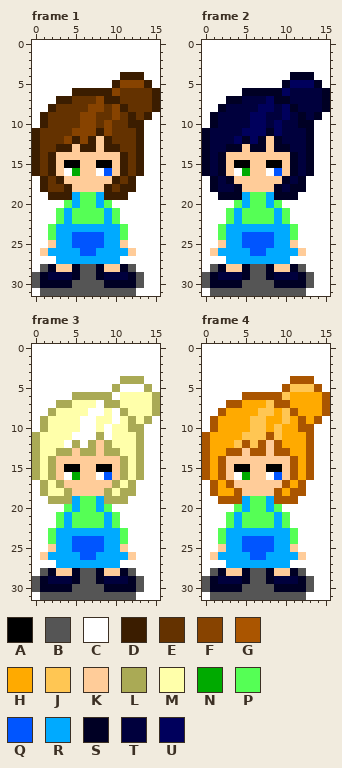
Two states of a pixel-art file, Player_Testing.ase. The picture above is the old version.
16x32 pixels, 4 frames. Shown: frame 1, frame 2, frame 3, frame 4.
Palette (. is transparent): A #000000  B #555555  C #ffffff  D #3b1d00  E #643200  F #874300  G #aa5500  H #ffaa00  J #ffc653  K #ffcc99  L #aaaa55  M #ffffaa  N #00aa00  P #55ff55  Q #0055ff  R #00aaff  S #000024  T #00003d  U #00005c
Now the later version:
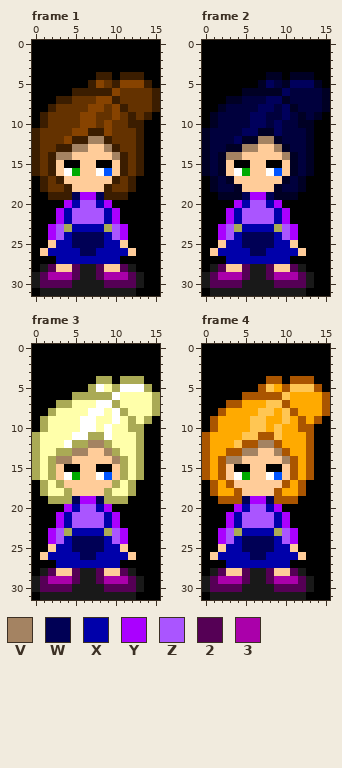
Colours new in this view: V #a48362  W #000055  X #0000aa  Y #aa00ff  Z #aa55ff  2 #550055  3 #aa00aa
From old to new:
colour B: #555555 -> #191919
Frame 1:
y 0..3: x 0..15 CCCCCCCCCCCCCCCC -> AAAAAAAAAAAAAAAA
y 4: x 0..10 CCCCCCCCCCC -> AAAAAAAADDA; x 14..15 CC -> AA
y 5: x 0..9 CCCCCCCCCC -> AAAAAAADFE; x 15 C -> A
y 6: x 0..4 CCCCC -> AAAAA
y 7: x 0..2 CCC -> AAA; x 9 D -> F
y 8: x 0..1 CC -> AA
y 9: x 0 C -> A; x 15 C -> A
y 10: x 0 C -> A; x 14..15 CC -> AA
y 11: x 7 F -> D; x 14..15 CC -> AA
y 12: x 6..8 FDK -> DVV; x 14..15 CC -> AA
y 13: x 5..7 KDD -> VVK; x 9 D -> V; x 14..15 CC -> AA
y 14: x 3..4 KK -> VV; x 10 K -> V; x 14..15 CC -> AA
y 15..16: x 14..15 CC -> AA
y 17: x 0 C -> A; x 13..15 CCC -> AAA
y 18: x 0 C -> A; x 11 D -> E; x 13..15 CCC -> AAA
y 19: x 0..1 CC -> AA; x 5..8 RPPR -> WYYW; x 12..15 CCCC -> AAAA
y 20: x 0..15 CCCCPRPPRPCCCCCC -> AAAAYXZZXYAAAAAA
y 21..22: x 0..15 CCCPRPPPPRPCCCCC -> AAAYXZZZZXYAAAAA
y 23: x 0..15 CCPRRRRRRRRPCCCC -> AAYZLXXXXLZYAAAA
y 24: x 0..15 CCPRRQQQQRRPCCCC -> AAYZXWWWWXZYAAAA
y 25: x 0..1 CC -> AA; x 3..10 RRQQQQRR -> XXWWWWXX; x 12..15 CCCC -> AAAA
y 26: x 0 C -> A; x 2..11 RRRRQQRRRR -> XXXXWWXXXX; x 13..15 CCC -> AAA
y 27: x 0..15 CCCRRRRRRRRCCCCC -> AAAXXXXXXXXAAAAA
y 28: x 0 C -> A; x 2 S -> 2; x 5 S -> 2; x 8 S -> 2; x 11 S -> 2; x 13..15 CCC -> AAA
y 29: x 1..5 STTTS -> 23332; x 8..12 STTTS -> 23332; x 14..15 CC -> AA
y 30: x 1..4 SSSS -> 2222; x 9..12 SSSS -> 2222; x 14..15 CC -> AA
y 31: x 0 C -> A; x 13..15 CCC -> AAA
Frame 2:
y 0..3: x 0..15 CCCCCCCCCCCCCCCC -> AAAAAAAAAAAAAAAA
y 4: x 0..10 CCCCCCCCCCC -> AAAAAAAASSA; x 14..15 CC -> AA
y 5: x 0..9 CCCCCCCCCC -> AAAAAAASUT; x 15 C -> A
y 6: x 0..4 CCCCC -> AAAAA
y 7: x 0..2 CCC -> AAA; x 9 S -> U
y 8: x 0..1 CC -> AA
y 9: x 0 C -> A; x 15 C -> A
y 10: x 0 C -> A; x 14..15 CC -> AA
y 11: x 7 U -> S; x 14..15 CC -> AA
y 12: x 6..8 USK -> SVV; x 14..15 CC -> AA
y 13: x 5..7 KSS -> VVK; x 9 S -> V; x 14..15 CC -> AA
y 14: x 3..4 KK -> VV; x 10 K -> V; x 14..15 CC -> AA
y 15..16: x 14..15 CC -> AA
y 17: x 0 C -> A; x 13..15 CCC -> AAA
y 18: x 0 C -> A; x 11 S -> T; x 13..15 CCC -> AAA
y 19: x 0..1 CC -> AA; x 5..8 RPPR -> WYYW; x 12..15 CCCC -> AAAA
y 20: x 0..15 CCCCPRPPRPCCCCCC -> AAAAYXZZXYAAAAAA
y 21..22: x 0..15 CCCPRPPPPRPCCCCC -> AAAYXZZZZXYAAAAA
y 23: x 0..15 CCPRRRRRRRRPCCCC -> AAYZLXXXXLZYAAAA
y 24: x 0..15 CCPRRQQQQRRPCCCC -> AAYZXWWWWXZYAAAA
y 25: x 0..1 CC -> AA; x 3..10 RRQQQQRR -> XXWWWWXX; x 12..15 CCCC -> AAAA
y 26: x 0 C -> A; x 2..11 RRRRQQRRRR -> XXXXWWXXXX; x 13..15 CCC -> AAA
y 27: x 0..15 CCCRRRRRRRRCCCCC -> AAAXXXXXXXXAAAAA
y 28: x 0 C -> A; x 2 S -> 2; x 5 S -> 2; x 8 S -> 2; x 11 S -> 2; x 13..15 CCC -> AAA
y 29: x 1..5 STTTS -> 23332; x 8..12 STTTS -> 23332; x 14..15 CC -> AA
y 30: x 1..4 SSSS -> 2222; x 9..12 SSSS -> 2222; x 14..15 CC -> AA
y 31: x 0 C -> A; x 13..15 CCC -> AAA
Frame 3:
y 0..3: x 0..15 CCCCCCCCCCCCCCCC -> AAAAAAAAAAAAAAAA
y 4: x 0..10 CCCCCCCCCCC -> AAAAAAAALLA; x 14..15 CC -> AA
y 5: x 0..7 CCCCCCCC -> AAAAAAAL; x 9 C -> M; x 15 C -> A
y 6: x 0..4 CCCCC -> AAAAA
y 7: x 0..2 CCC -> AAA; x 9 L -> C
y 8: x 0..1 CC -> AA
y 9: x 0 C -> A; x 15 C -> A
y 10: x 0 C -> A; x 14..15 CC -> AA
y 11: x 7 C -> L; x 14..15 CC -> AA
y 12: x 6..8 CLK -> LVV; x 14..15 CC -> AA
y 13: x 5..7 KLL -> VVK; x 9 L -> V; x 14..15 CC -> AA
y 14: x 3..4 KK -> VV; x 10 K -> V; x 14..15 CC -> AA
y 15..16: x 14..15 CC -> AA
y 17: x 0 C -> A; x 13..15 CCC -> AAA
y 18: x 0 C -> A; x 11 L -> M; x 13..15 CCC -> AAA
y 19: x 0..1 CC -> AA; x 5..8 RPPR -> WYYW; x 12..15 CCCC -> AAAA
y 20: x 0..15 CCCCPRPPRPCCCCCC -> AAAAYXZZXYAAAAAA
y 21..22: x 0..15 CCCPRPPPPRPCCCCC -> AAAYXZZZZXYAAAAA
y 23: x 0..15 CCPRRRRRRRRPCCCC -> AAYZLXXXXLZYAAAA
y 24: x 0..15 CCPRRQQQQRRPCCCC -> AAYZXWWWWXZYAAAA
y 25: x 0..1 CC -> AA; x 3..10 RRQQQQRR -> XXWWWWXX; x 12..15 CCCC -> AAAA
y 26: x 0 C -> A; x 2..11 RRRRQQRRRR -> XXXXWWXXXX; x 13..15 CCC -> AAA
y 27: x 0..15 CCCRRRRRRRRCCCCC -> AAAXXXXXXXXAAAAA
y 28: x 0 C -> A; x 2 S -> 2; x 5 S -> 2; x 8 S -> 2; x 11 S -> 2; x 13..15 CCC -> AAA
y 29: x 1..5 STTTS -> 23332; x 8..12 STTTS -> 23332; x 14..15 CC -> AA
y 30: x 1..4 SSSS -> 2222; x 9..12 SSSS -> 2222; x 14..15 CC -> AA
y 31: x 0 C -> A; x 13..15 CCC -> AAA
Frame 4:
y 0..3: x 0..15 CCCCCCCCCCCCCCCC -> AAAAAAAAAAAAAAAA
y 4: x 0..10 CCCCCCCCCCC -> AAAAAAAAGGA; x 14..15 CC -> AA
y 5: x 0..9 CCCCCCCCCC -> AAAAAAAGJH; x 15 C -> A
y 6: x 0..4 CCCCC -> AAAAA
y 7: x 0..2 CCC -> AAA; x 9 G -> J
y 8: x 0..1 CC -> AA
y 9: x 0 C -> A; x 15 C -> A
y 10: x 0 C -> A; x 14..15 CC -> AA
y 11: x 7 J -> G; x 14..15 CC -> AA
y 12: x 6..8 JGK -> GVV; x 14..15 CC -> AA
y 13: x 5..7 KGG -> VVK; x 9 G -> V; x 14..15 CC -> AA
y 14: x 3..4 KK -> VV; x 10 K -> V; x 14..15 CC -> AA
y 15..16: x 14..15 CC -> AA
y 17: x 0 C -> A; x 13..15 CCC -> AAA
y 18: x 0 C -> A; x 11 G -> H; x 13..15 CCC -> AAA
y 19: x 0..1 CC -> AA; x 5..8 RPPR -> WYYW; x 12..15 CCCC -> AAAA
y 20: x 0..15 CCCCPRPPRPCCCCCC -> AAAAYXZZXYAAAAAA
y 21..22: x 0..15 CCCPRPPPPRPCCCCC -> AAAYXZZZZXYAAAAA
y 23: x 0..15 CCPRRRRRRRRPCCCC -> AAYZLXXXXLZYAAAA
y 24: x 0..15 CCPRRQQQQRRPCCCC -> AAYZXWWWWXZYAAAA
y 25: x 0..1 CC -> AA; x 3..10 RRQQQQRR -> XXWWWWXX; x 12..15 CCCC -> AAAA
y 26: x 0 C -> A; x 2..11 RRRRQQRRRR -> XXXXWWXXXX; x 13..15 CCC -> AAA
y 27: x 0..15 CCCRRRRRRRRCCCCC -> AAAXXXXXXXXAAAAA
y 28: x 0 C -> A; x 2 S -> 2; x 5 S -> 2; x 8 S -> 2; x 11 S -> 2; x 13..15 CCC -> AAA
y 29: x 1..5 STTTS -> 23332; x 8..12 STTTS -> 23332; x 14..15 CC -> AA
y 30: x 1..4 SSSS -> 2222; x 9..12 SSSS -> 2222; x 14..15 CC -> AA
y 31: x 0 C -> A; x 13..15 CCC -> AAA
Boxes around the changes in both pictures, in picture pixels (x1, y1, x2, y2):
changed: (32, 40, 160, 296)
changed: (202, 40, 330, 296)
changed: (32, 344, 160, 600)
changed: (202, 344, 330, 600)
